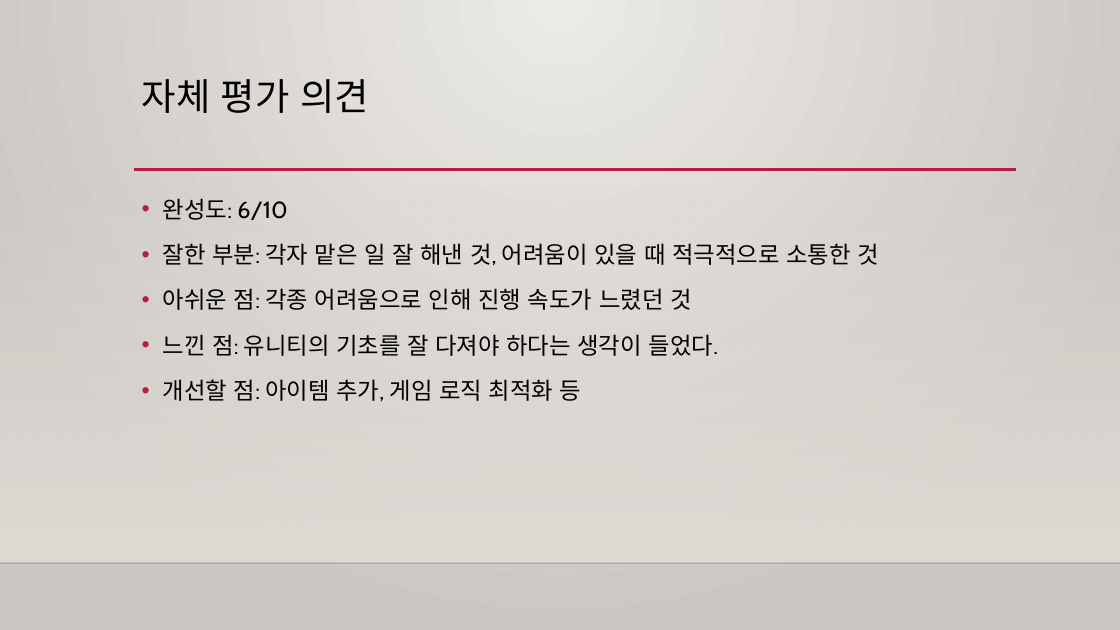
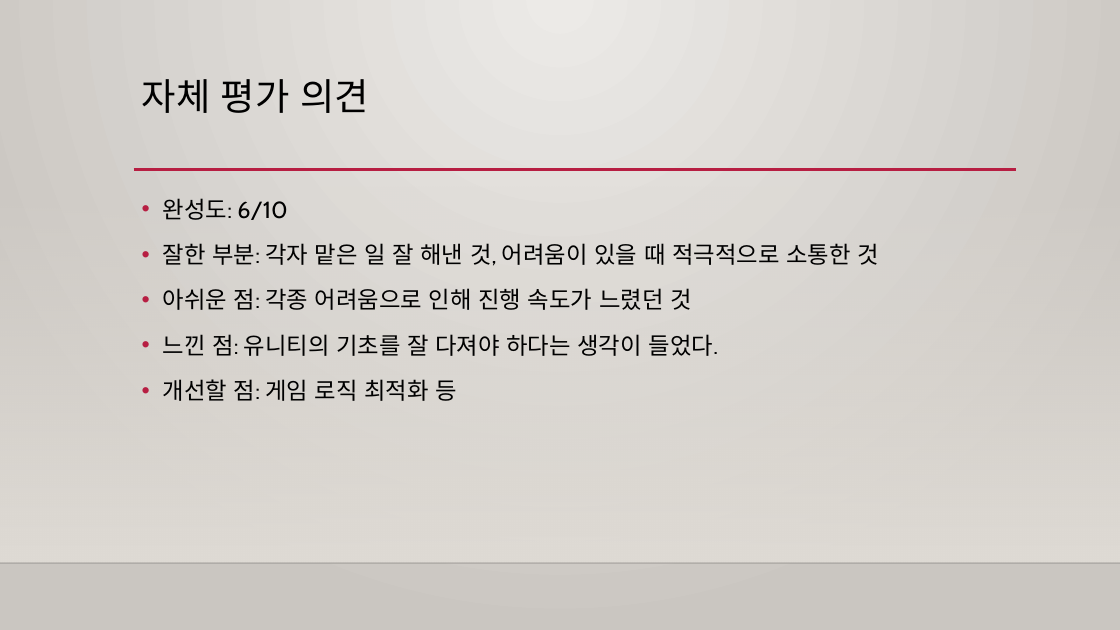
Before and after one commit to Bin2y/Break-Out, a slide deck: slide 9 of 결과보고서_B11팀(벽돌깨기).pptx (slide 10 before the commit). Drawn at 1120x630 pixels with LibreOffice and Linux fonts; fonts in the diff are those of the drawing; background and template pictures are left out. Boxes give left, top, right and bottom in pixels: in the first picture for what was removed or moved away, otherwise in the second. Text is boxed around its words. In the diff, an @@ line names an element or a change of style, - is before the commit and + after.

```diff
--- a/결과보고서_B11팀(벽돌깨기).pptx
+++ b/결과보고서_B11팀(벽돌깨기).pptx
@@ text at (x1=163, y1=379, x2=456, y2=401): text changed @@
-• 개선할 점: 아이템 추가, 게임 로직 최적화 등
+• 개선할 점: 게임 로직 최적화 등
```
Also in this commit, not shown: 2 other slides changed, 1 slide removed.
